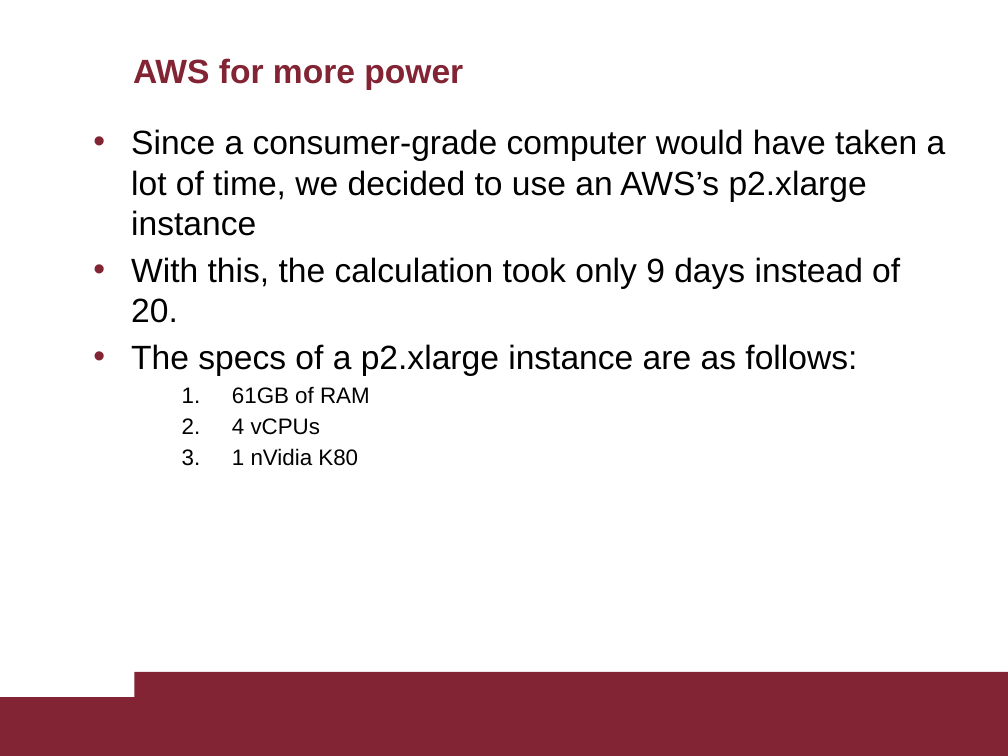
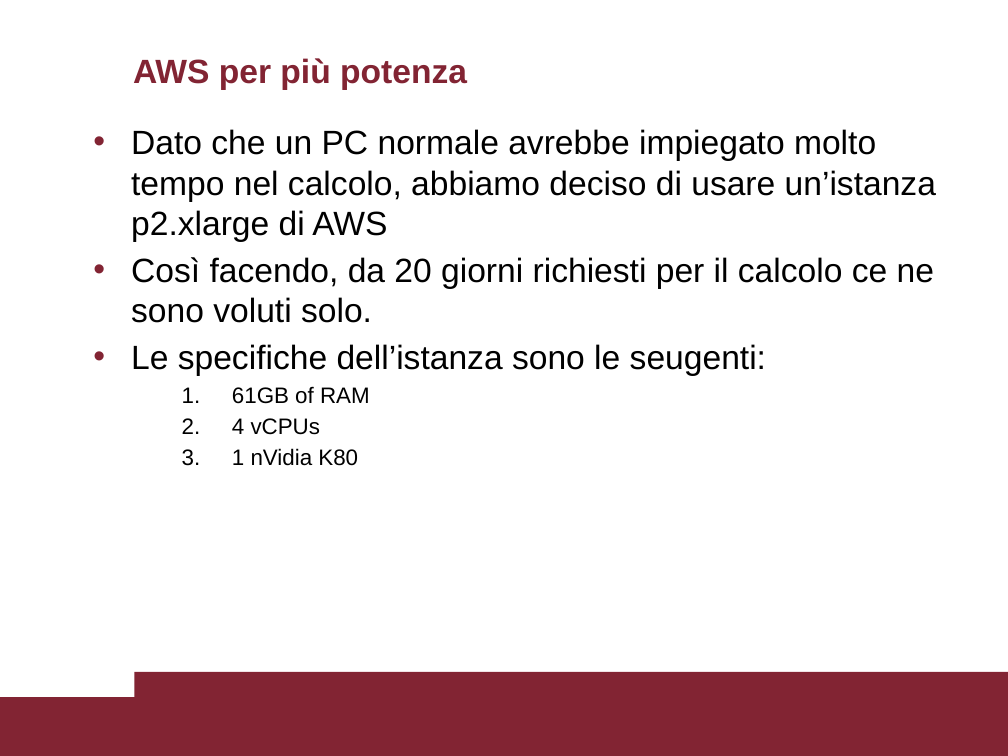
Before and after one commit to TarazGr/BSProj, a slide deck: slide 19 of Siamese Networks and Image Verification.pptx. Drawn at 1008x756 pixels with LibreOffice and Linux fonts; fonts in the diff are those of the drawing. Boxes give left, top, right and bottom in pixels: in the first picture for what was removed or moved away, otherwise in the second. Text is boxed around its words. In the diff, an @@ line names an element or a change of style, - is before the commit and + after.

```diff
--- a/Siamese Networks and Image Verification.pptx
+++ b/Siamese Networks and Image Verification.pptx
@@ title at [133, 58, 467, 90]: text changed @@
-AWS for more power
+AWS per più potenza
@@ text at [131, 129, 936, 376]: text changed @@
-• Since a consumer-grade computer would have taken a lot of time, we decided to use an AWS’s p2.xlarge instance
-• With this, the calculation took only 9 days instead of 20.
-• The specs of a p2.xlarge instance are as follows:
+• Dato che un PC normale avrebbe impiegato molto tempo nel calcolo, abbiamo deciso di usare un’istanza p2.xlarge di AWS
+• Così facendo, da 20 giorni richiesti per il calcolo ce ne sono voluti solo.
+• Le specifiche dell’istanza sono le seugenti:
```
Also in this commit, not shown: 19 other slides changed, 2 other files.
